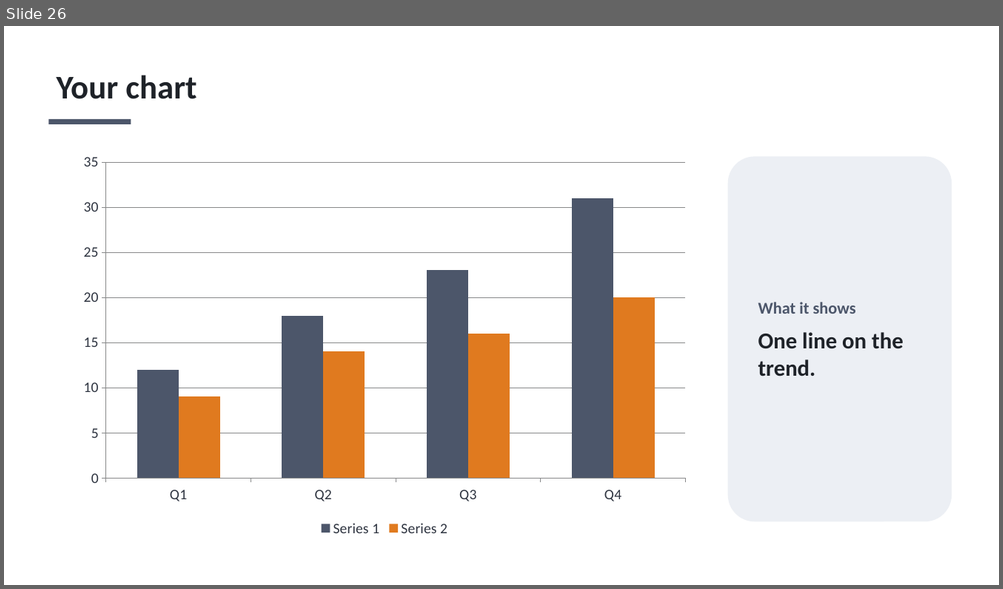
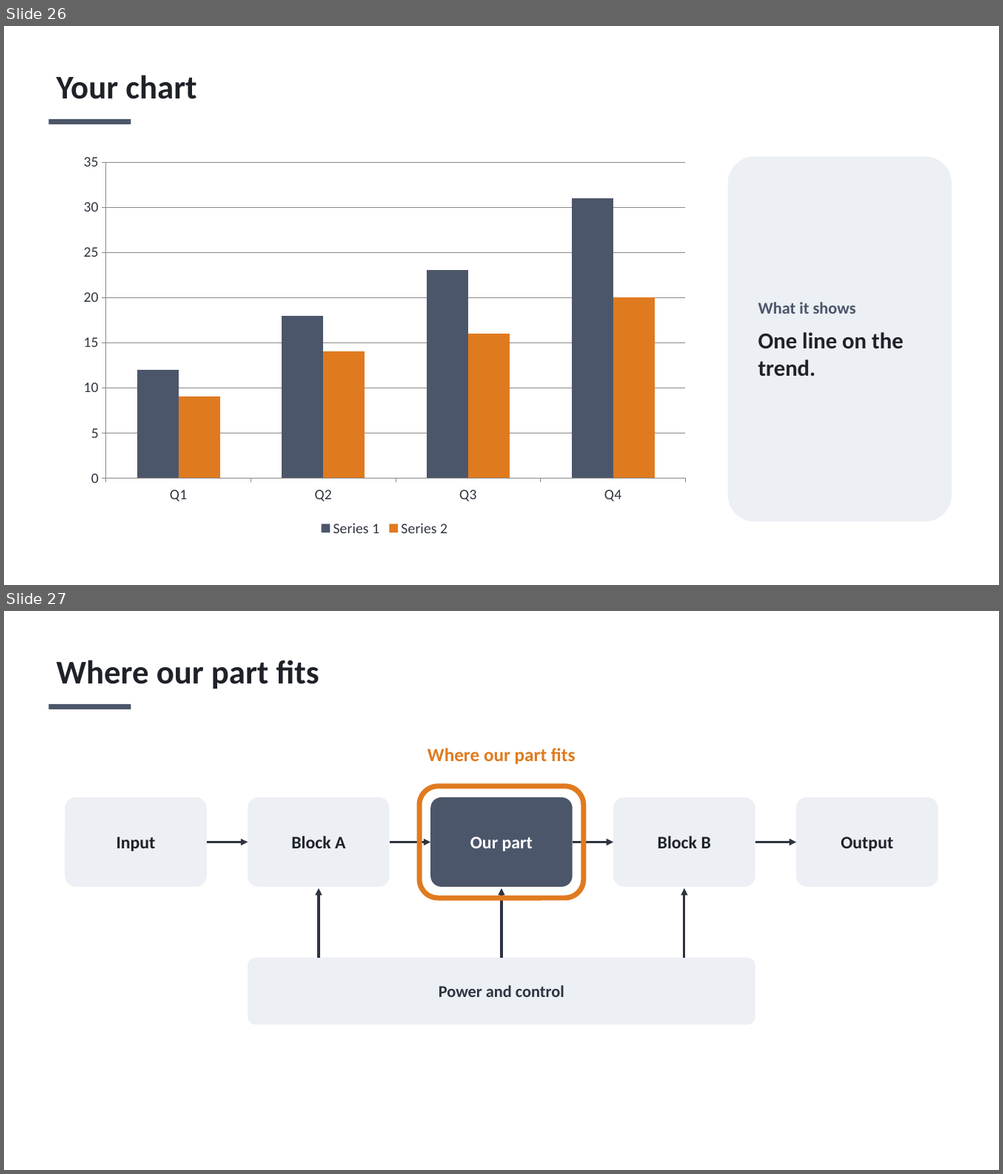
Before and after one commit to matheweng-boop/cross-list, a slide deck: app/web/static/downloads/bizdev-animated-template-graphite.pptx. Shown one above the other, each under a label of ours: slide 26 before the commit, slides 26 and 27 after it. The pictures are 1003x589 and 1003x1174 pixels, drawn with LibreOffice and Linux fonts; fonts in the diff are those of the drawing. Boxes give left, top, right and bottom in pixels: in the first picture for what was removed or moved away, otherwise in the second. Text is boxed around its words. In the diff, an @@ line names an element or a change of style, - is before the commit and + after.

```diff
--- a/app/web/static/downloads/bizdev-animated-template-graphite.pptx
+++ b/app/web/static/downloads/bizdev-animated-template-graphite.pptx
@@ slide 27 added at (4, 611, 999, 1170), background #FFFFFF @@
@@ title added at (57, 660, 319, 689), 32 pt, text #1E2228, bold @@
+Where our part fits
@@ rectangle added at (48, 704, 131, 709), fill #4C566A @@
@@ text added at (427, 748, 575, 764), 18 pt, text #E07A1F, bold @@
+Where our part fits
@@ rounded rectangle added at (420, 786, 583, 898), outline #E07A1F 5 pt @@
@@ rounded rectangle added at (65, 797, 207, 887), fill #ECEFF4, 17 pt, text #1E2228, bold @@
+Input
@@ rounded rectangle added at (248, 797, 390, 887), fill #ECEFF4, 17 pt, text #1E2228, bold @@
+Block A
@@ rounded rectangle added at (431, 797, 572, 887), fill #4C566A, 17 pt, text #FFFFFF, bold @@
+Our part
@@ rounded rectangle added at (614, 797, 755, 887), fill #ECEFF4, 17 pt, text #1E2228, bold @@
+Block B
@@ rounded rectangle added at (797, 797, 938, 887), fill #ECEFF4, 17 pt, text #1E2228, bold @@
+Output
@@ arrow added from (207, 843) to (248, 843), #2E3440 2.25 pt @@
@@ arrow added from (390, 843) to (431, 843), #2E3440 2.25 pt @@
@@ arrow added from (572, 843) to (614, 843), #2E3440 2.25 pt @@
@@ arrow added from (755, 843) to (797, 843), #2E3440 2.25 pt @@
@@ arrow added from (318, 958) to (318, 889), #2E3440 2.25 pt @@
@@ arrow added from (502, 958) to (502, 889), #2E3440 2.25 pt @@
@@ arrow added from (685, 958) to (685, 889), #2E3440 2.25 pt @@
@@ rounded rectangle added at (248, 958, 755, 1025), fill #ECEFF4, 16 pt, text #2E3440, bold @@
+Power and control
```
Also in this commit, not shown: 1 slide changed, 13 other slides added, 7 other files.
